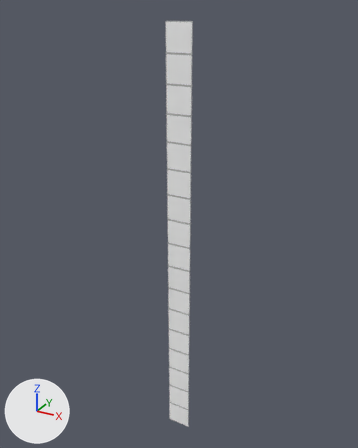
An edit to the FBX model Assets/_Main/Art/Models/grid_line.fbx, drawn before and after from the same camera.
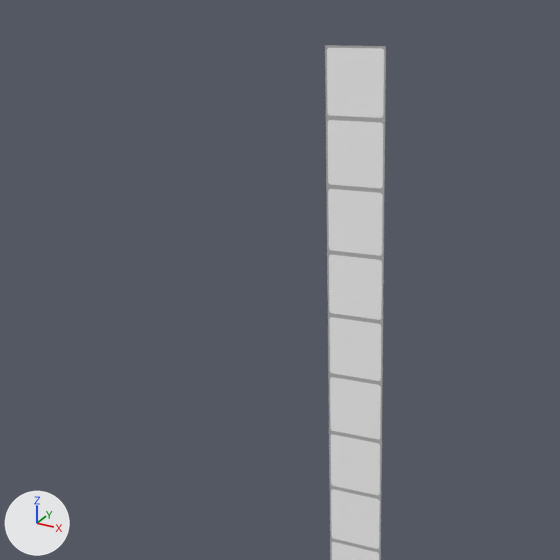
Each version is shown whole from a 50 mm lens placed at (7.77, -15.02, 17.43), pointed at (-0.75, 0.46, 9.69), then close up on the part from 5% to 76% of the width and 0% to 56% of the height. Every picture has the same lights, and +X, +Y and +Z are marked at lower left. Where no turn or scale is listed for an object, it has been applied to the vertices.

Objects in the first close-up: 'grid_line'.
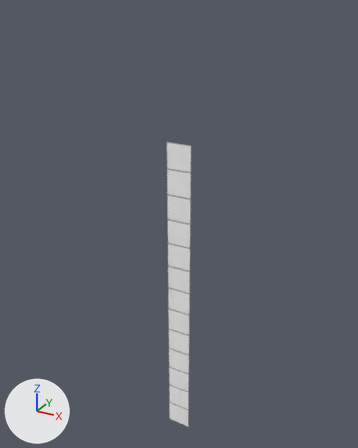
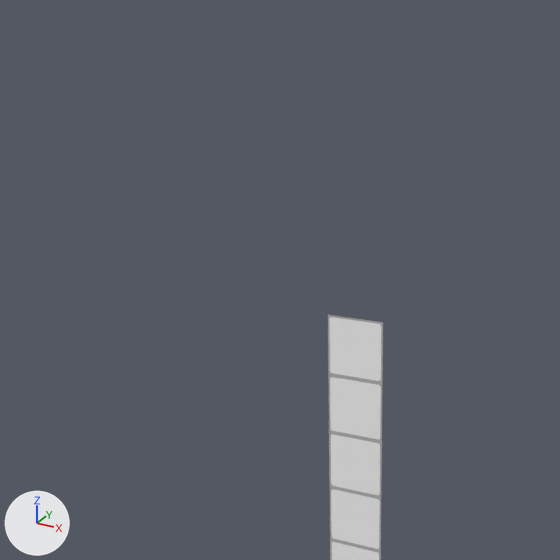
What differs and where, as boxes (x1, y1, x2, y2) in the close-ups (560 x 560 px):
'grid_line', reshaped: before (325, 45, 386, 560); after (328, 315, 383, 560)
part 1 of me_mesh, deleted: before (325, 45, 386, 322)

What the commit changed:
me_mesh is used by ob_grid_line; location (0.0, 0.0, 0.0).
Verts and faces of me_mesh; kept vertices keep their numbers, new ones are numbered from 36.
Before the commit, vertices of me_mesh: 6 (0.0, 0.0, 14.0) at pixel (383, 258), 7 (-1.0, 0.0, 14.0) at pixel (327, 251), 8 (0.0, 0.0, 15.0) at pixel (384, 190), 9 (-1.0, 0.0, 15.0) at pixel (326, 186), 10 (0.0, 0.0, 16.0) at pixel (385, 120).
Before the commit, vertices of me_mesh: 11 (-1.0, 0.0, 16.0) at pixel (325, 117), 12 (0.0, 0.0, 17.0) at pixel (385, 46), 13 (-1.0, 0.0, 17.0) at pixel (325, 45), 16 (0.0, 0.0, 13.0) at pixel (383, 322), 17 (-1.0, 0.0, 13.0) at pixel (327, 314).
me_mesh had 36 vertices, 17 faces and spanned x -1.0..0.0, y 0.0, z 0.0..17.0.
me_mesh now has 28 vertices, 13 faces and spans x -1.0..0.0, y 0.0, z 0.0..13.0.
Part 1, on me_mesh:
Vertices deleted: 6 to 13 (with the faces that use them).
